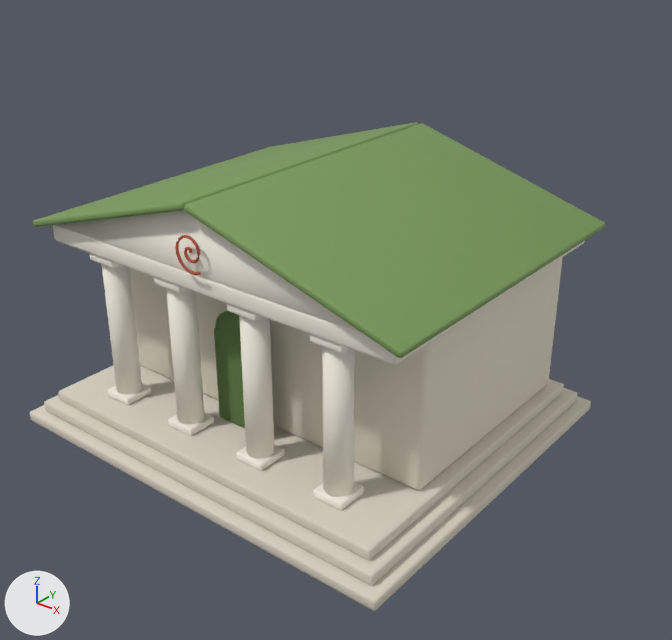
What one commit did to the glTF model assets/env/models/museum.glb.
Both versions are drawn from a 50 mm camera at (7.19, -8.78, 6.85) aimed at (0.35, -0.23, 1.55). The lights are fixed; the arrows at lower left show +X, +Y and +Z. The picture after the commit comes second. Where no turn or scale is listed for an object, it has been applied to the vertices.

In view in the first picture: 'museum.001'.
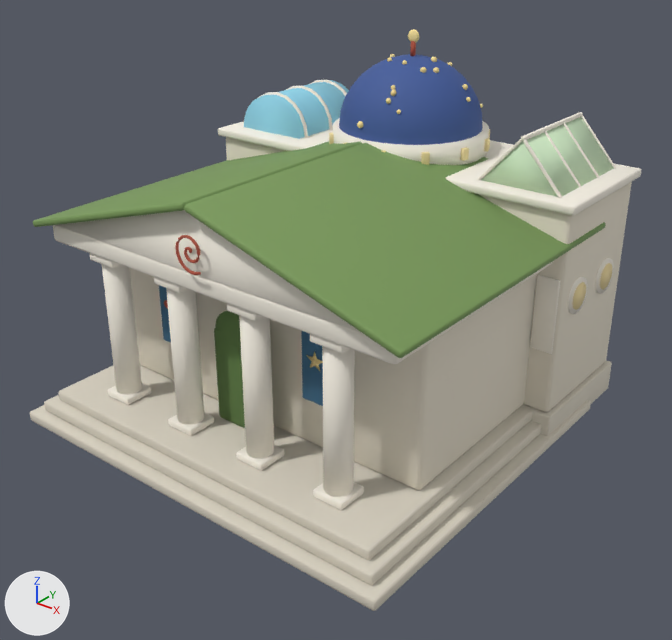
What differs and where, as boxes (x1, y1, x2, y2) in the pictures (672 x 640 px):
'annex', added
    after: (218, 121, 641, 436)
    faces in mat_wall (pale yellow #e9e1cf): (226, 137, 632, 412)
    faces in mat_column (white #f7f1e4): (218, 121, 641, 354)
    faces in mat_stone (pale yellow #d9d2c2): (531, 360, 612, 436)
    faces in mat_window (beige #f6e2a8): (572, 263, 612, 310)
'dome', added
    after: (329, 29, 490, 165)
    faces in mat_dome (blue #3f5a9a): (339, 54, 483, 145)
    faces in mat_column (white #f7f1e4): (333, 118, 489, 165)
    faces in mat_glow (yellow #ffe7a0): (357, 29, 483, 128)
    faces in mat_window (beige #f6e2a8): (329, 129, 490, 165)
'greenhouse', added
    after: (478, 112, 616, 198)
    faces in mat_greenglass (pale green #cfe9c4): (481, 117, 614, 197)
    faces in mat_column (white #f7f1e4): (478, 112, 616, 198)
'aqua', added
    after: (240, 80, 349, 141)
    faces in mat_aqua (cyan #8fd3e8): (244, 80, 349, 139)
    faces in mat_column (white #f7f1e4): (240, 80, 347, 141)
'banners', added (mostly hidden)
    after: (159, 285, 323, 406)
    faces in mat_banner (blue #3e6e8e): (159, 285, 323, 406)
    faces in mat_glow (yellow #ffe7a0): (306, 352, 323, 373)

The edits, one by one:
Material 'greenGlass' (mat_greenglass) is new.
Its base color is (0.624, 0.815, 0.552) (pale green #cfe9c4).
Its roughness is 0.75.
Material 'window' (mat_window) is new.
Its base color is (0.922, 0.761, 0.392) (beige #f6e2a8).
Its roughness is 0.75.
Material 'glow' (mat_glow) is new.
Its base color is (1.0, 0.799, 0.352) (yellow #ffe7a0).
Its roughness is 0.75.
Material 'dome' (mat_dome) is new.
Its base color is (0.0497, 0.102, 0.323) (blue #3f5a9a).
Its roughness is 0.75.
Material 'banner' (mat_banner) is new.
Its base color is (0.0482, 0.156, 0.27) (blue #3e6e8e).
Its roughness is 0.75.
Material 'aqua' (mat_aqua) is new.
Its base color is (0.275, 0.651, 0.807) (cyan #8fd3e8).
Its roughness is 0.75.
Mesh me_greenhouse is new.
It has 510 vertices, 980 faces and spans x 1.5..2.64, y 1.17..2.78, z 3.31..3.97.
Faces by material slot: [8, 972].
It uses material mat_greenglass (pale green #cfe9c4).
It uses material mat_column (white #f7f1e4).
Mesh me_dome is new.
It has 2000 vertices, 3852 faces and spans x -1.1..1.1, y 0.76..2.95, z 2.69..4.93.
Faces by material slot: [124, 1296, 960, 1444, 28].
It uses material mat_column (white #f7f1e4).
It uses material mat_window (beige #f6e2a8).
It uses material mat_dome (blue #3f5a9a).
It uses material mat_glow (yellow #ffe7a0).
It uses material mat_trim (red #b5523b).
Mesh me_banners is new.
It has 311 vertices, 586 faces and spans x -1.45..1.45, y -1.69..-1.62, z 1.27..2.33.
Faces by material slot: [340, 216, 30].
It uses material mat_trim (red #b5523b).
It uses material mat_banner (blue #3e6e8e).
It uses material mat_glow (yellow #ffe7a0).
Mesh me_aqua is new.
It has 216 vertices, 412 faces and spans x -2.65..-1.49, y 1.2..2.75, z 2.74..3.9.
Faces by material slot: [76, 336].
It uses material mat_aqua (cyan #8fd3e8).
It uses material mat_column (white #f7f1e4).
Mesh me_annex is new.
It has 712 vertices, 1364 faces and spans x -2.92..2.92, y 0.98..2.97, z 0.0..3.32.
Faces by material slot: [108, 108, 628, 520].
It uses material mat_stone (pale yellow #d9d2c2).
It uses material mat_wall (pale yellow #e9e1cf).
It uses material mat_column (white #f7f1e4).
It uses material mat_window (beige #f6e2a8).
Object 'greenhouse' (ob_greenhouse) is new; it shows me_greenhouse.
Its location is (0.0, 0.0, 0.0).
Object 'dome' (ob_dome) is new; it shows me_dome.
Its location is (0.0, 0.0, 0.0).
Object 'banners' (ob_banners) is new; it shows me_banners.
Its location is (0.0, 0.0, 0.0).
Object 'aqua' (ob_aqua) is new; it shows me_aqua.
Its location is (0.0, 0.0, 0.0).
Object 'annex' (ob_annex) is new; it shows me_annex.
Its location is (0.0, 0.0, 0.0).
